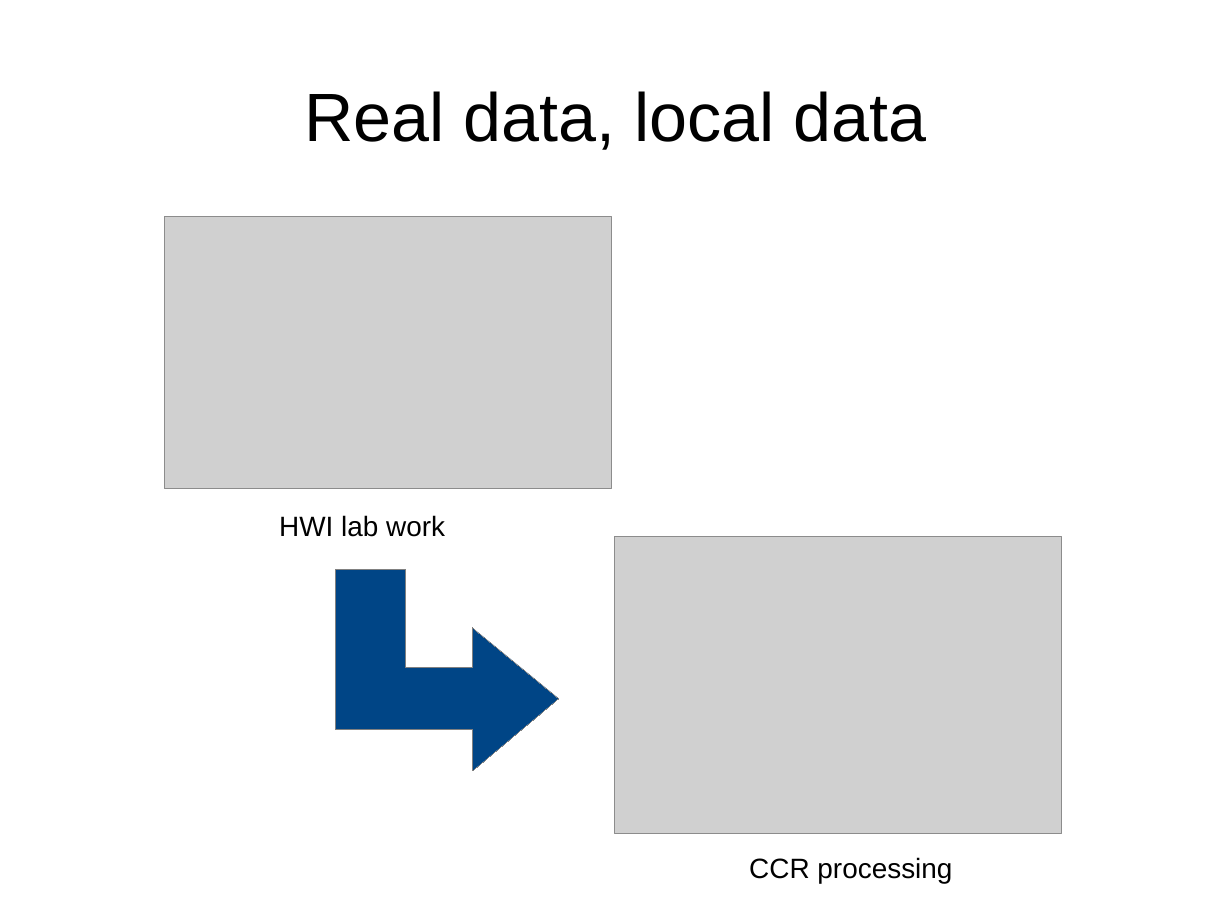
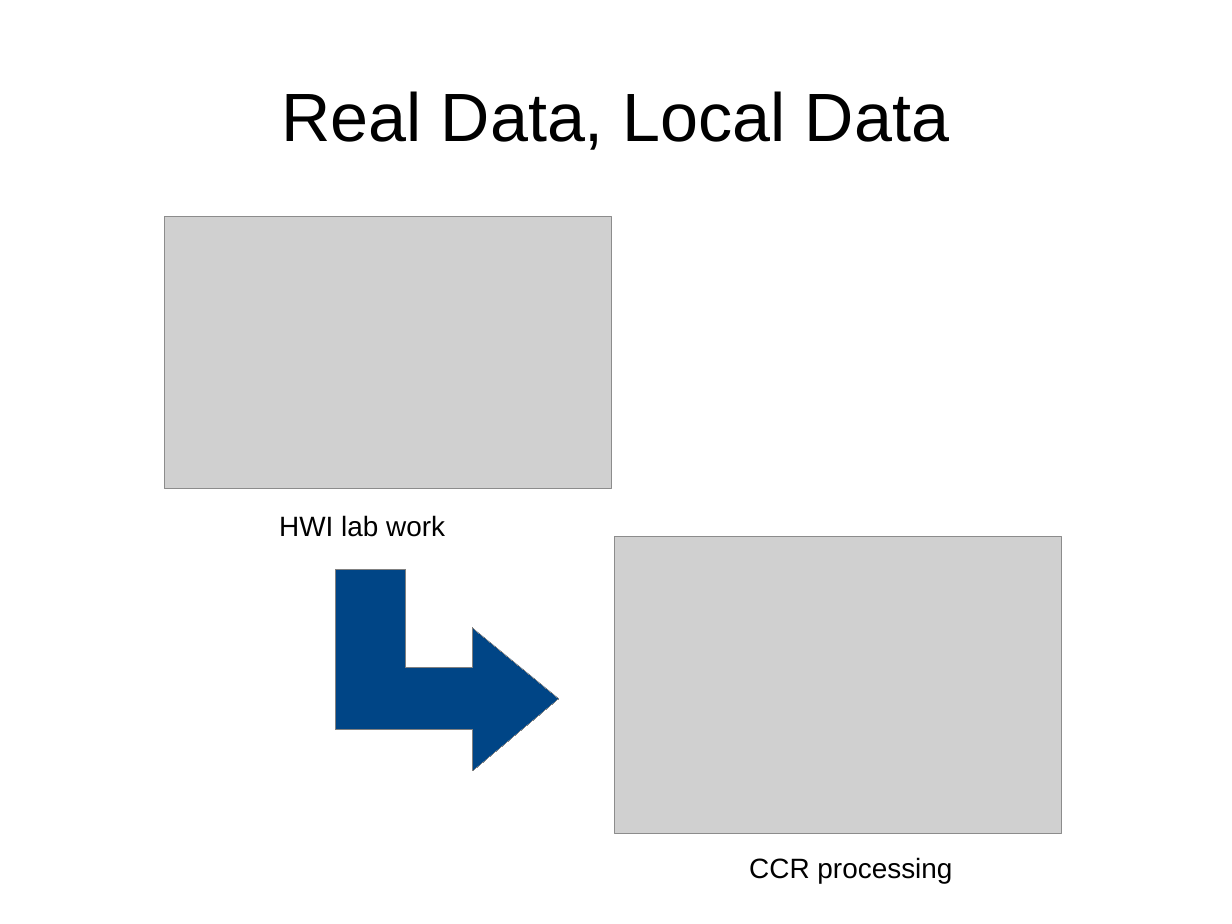
Before and after one commit to ubccr/hsws, a slide deck: slide 8 of slides/project-intro.odp. Drawn at 1232x924 pixels with LibreOffice and Linux fonts; fonts in the diff are those of the drawing; grey boxes stand for pictures. Boxes give left, top, right and bottom in pixels: in the first picture for what was removed or moved away, otherwise in the second. Text is boxed around its words. In the diff, an @@ line names an element or a change of style, - is before the commit and + after.

```diff
--- a/slides/project-intro.odp
+++ b/slides/project-intro.odp
@@ title at (282, 91, 949, 150): text changed @@
-Real data, local data
+Real Data, Local Data
```
Also in this commit, not shown: 13 other slides changed, 5 other files.
